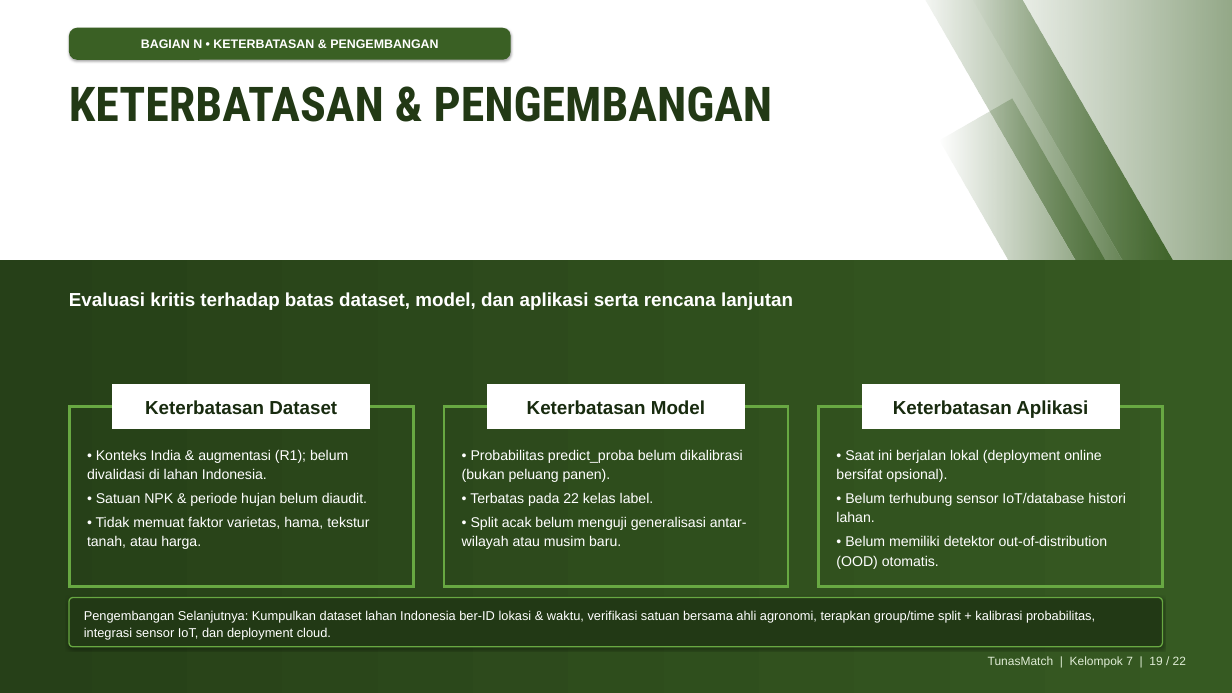
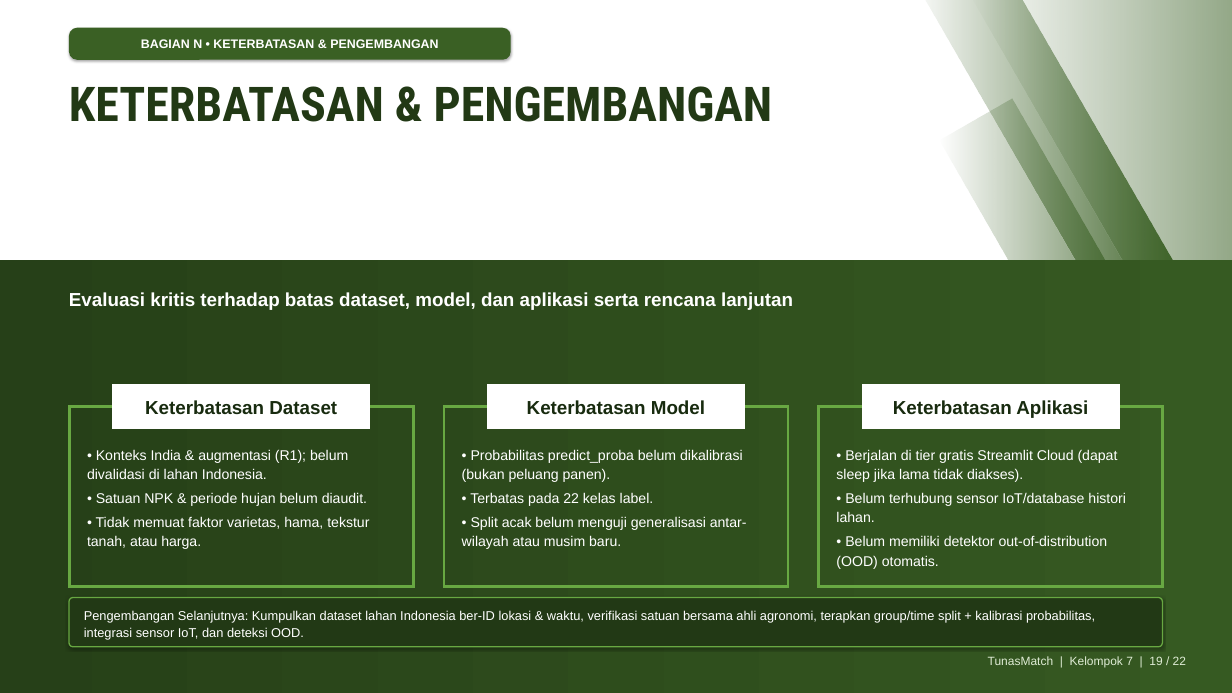
Before and after one commit to mikhailazka-dotcom/ML2026_TEK1302_Kelompok7_TunasMatch, a slide deck: slide 19 of presentation/Laporan_Proyek_Tanaman.pptx. Drawn at 1232x693 pixels with LibreOffice and Linux fonts; fonts in the diff are those of the drawing. Boxes give left, top, right and bottom in pixels: in the first picture for what was removed or moved away, otherwise in the second. Text is boxed around its words. In the diff, an @@ line names an element or a change of style, - is before the commit and + after.

Commit message:
Tambah link deployment Streamlit Cloud dan repo GitHub di seluruh materi

```diff
--- a/presentation/Laporan_Proyek_Tanaman.pptx
+++ b/presentation/Laporan_Proyek_Tanaman.pptx
@@ text at (836,449,1118,482): text changed @@
-• Saat ini berjalan lokal (deployment online bersifat opsional).
+• Berjalan di tier gratis Streamlit Cloud (dapat sleep jika lama tidak diakses).
@@ text at (84,610,1095,640): text changed @@
-Pengembangan Selanjutnya: Kumpulkan dataset lahan Indonesia ber-ID lokasi & waktu, verifikasi satuan bersama ahli agronomi, terapkan group/time split + kalibrasi probabilitas, integrasi sensor IoT, dan deployment cloud.
+Pengembangan Selanjutnya: Kumpulkan dataset lahan Indonesia ber-ID lokasi & waktu, verifikasi satuan bersama ahli agronomi, terapkan group/time split + kalibrasi probabilitas, integrasi sensor IoT, dan deteksi OOD.
```
Also in this commit, not shown: 2 other slides changed, 12 other files.
